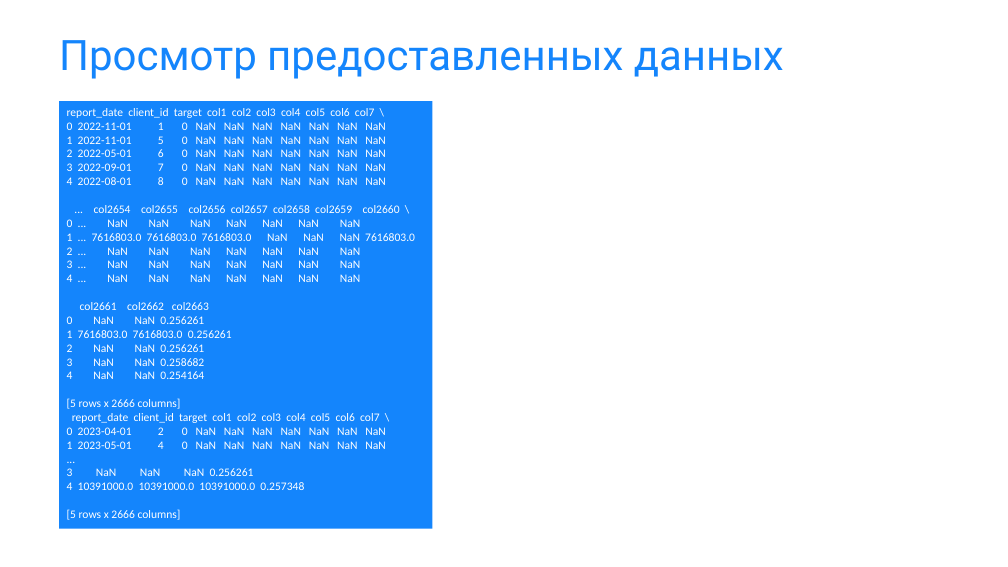
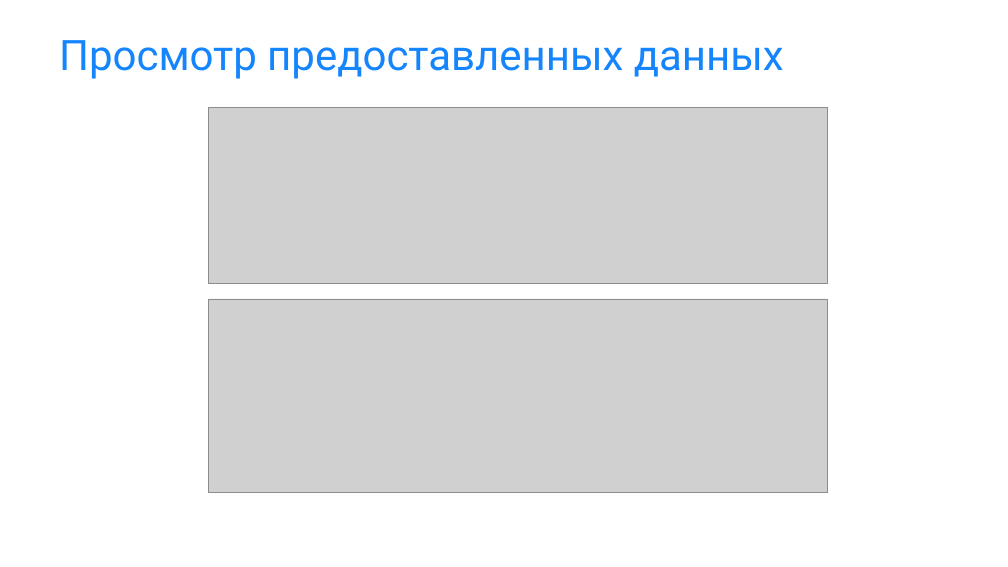
Before and after one commit to cryzzone/intensive_two, a slide deck: slide 6 of Модель склонности клиента к приобретению машиноместа.pptx (slide 5 before the commit). Drawn at 1008x567 pixels with LibreOffice and Linux fonts; fonts in the diff are those of the drawing; grey boxes stand for pictures; background and template pictures are left out. Boxes give left, top, right and bottom in pixels: in the first picture for what was removed or moved away, otherwise in the second. Text is boxed around its words. In the diff, an @@ line names an element or a change of style, - is before the commit and + after.

```diff
--- a/Модель склонности клиента к приобретению машиноместа.pptx
+++ b/Модель склонности клиента к приобретению машиноместа.pptx
@@ rectangle removed at bbox=[59, 101, 433, 529] @@
-report_date client_id target col1 col2 col3 col4 col5 col6 col7 \
-0 2022-11-01 1 0 NaN NaN NaN NaN NaN NaN NaN
-1 2022-11-01 5 0 NaN NaN NaN NaN NaN NaN NaN
-2 2022-05-01 6 0 NaN NaN NaN NaN NaN NaN NaN
-3 2022-09-01 7 0 NaN NaN NaN NaN NaN NaN NaN
-4 2022-08-01 8 0 NaN NaN NaN NaN NaN NaN NaN
-... col2654 col2655 col2656 col2657 col2658 col2659 col2660 \
-0 ... NaN NaN NaN NaN NaN NaN NaN
-1 ... 7616803.0 7616803.0 7616803.0 NaN NaN NaN 7616803.0
-2 ... NaN NaN NaN NaN NaN NaN NaN
-3 ... NaN NaN NaN NaN NaN NaN NaN
-4 ... NaN NaN NaN NaN NaN NaN NaN
-col2661 col2662 col2663
-0 NaN NaN 0.256261
-1 7616803.0 7616803.0 0.256261
-2 NaN NaN 0.256261
-3 NaN NaN 0.258682
-4 NaN NaN 0.254164
-[5 rows x 2666 columns]
-report_date client_id target col1 col2 col3 col4 col5 col6 col7 \
-0 2023-04-01 2 0 NaN NaN NaN NaN NaN NaN NaN
-1 2023-05-01 4 0 NaN NaN NaN NaN NaN NaN NaN
-...
-3 NaN NaN NaN 0.256261
-4 10391000.0 10391000.0 10391000.0 0.257348
-[5 rows x 2666 columns]
@@ picture added at bbox=[209, 108, 828, 284] @@
@@ picture added at bbox=[209, 299, 828, 492] @@
```
Also in this commit, not shown: 1 slide added.
